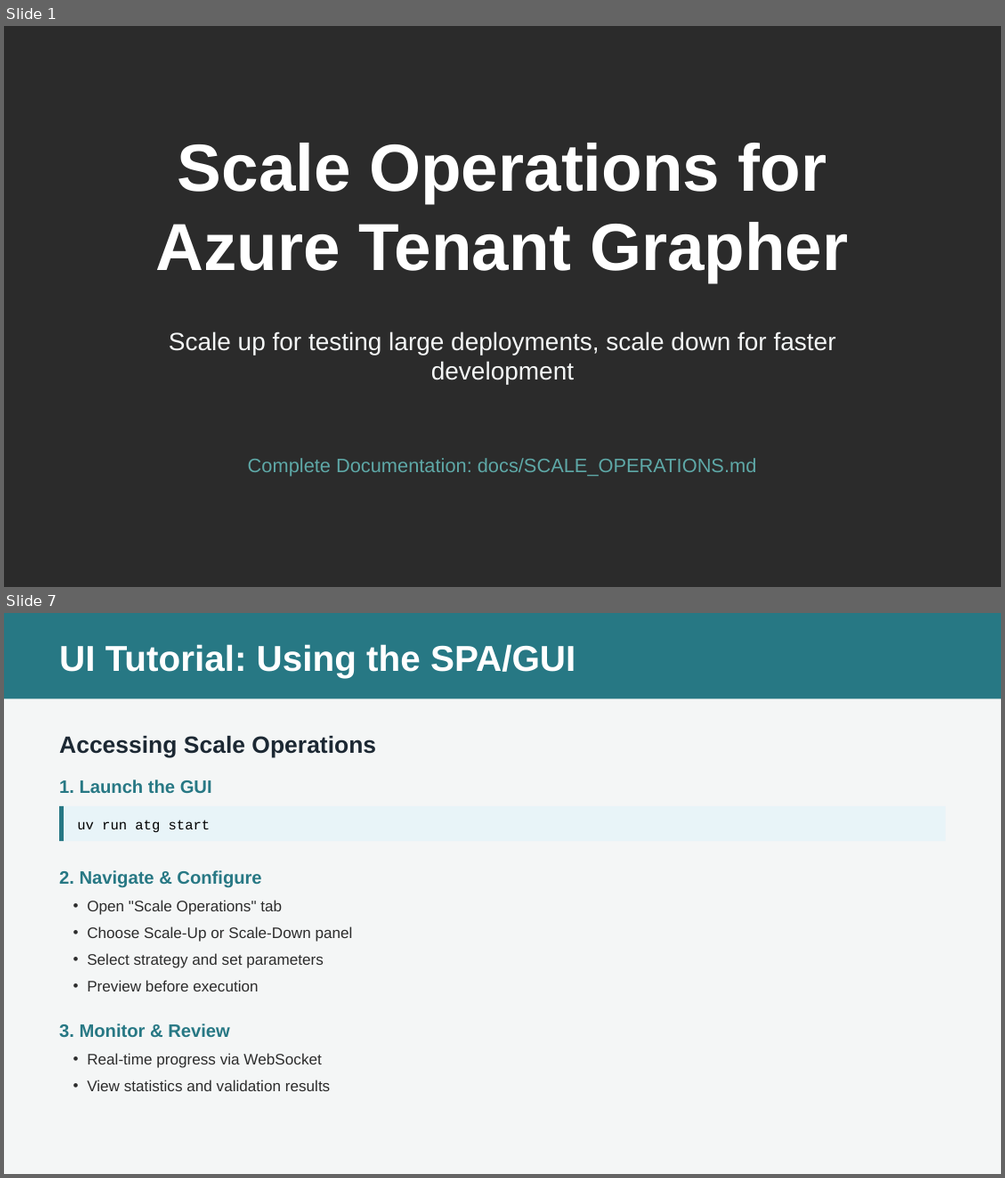
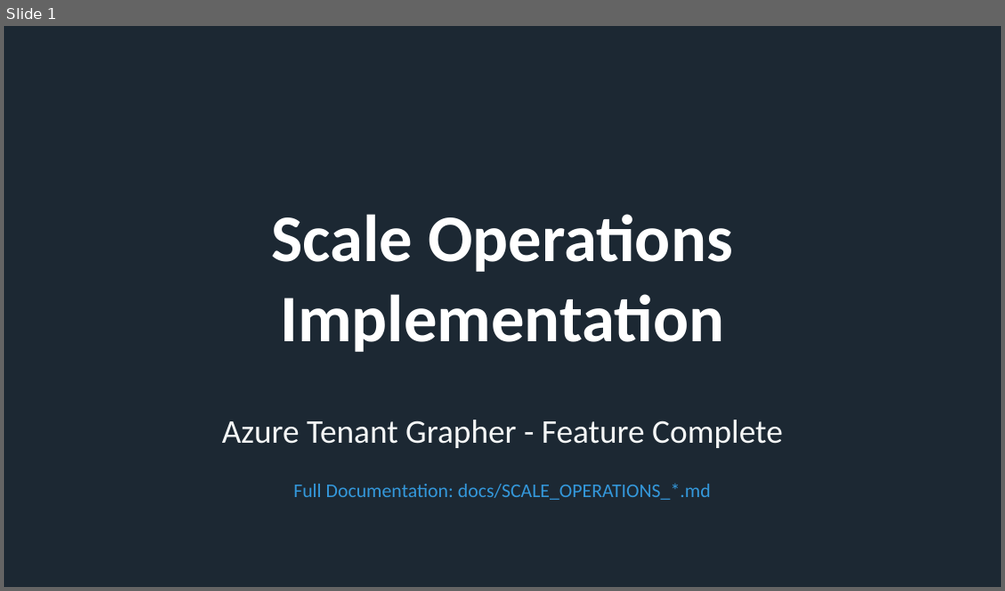
Before and after one commit to rysweet/azure-tenant-grapher, a slide deck: Scale_Operations_Implementation.pptx. Shown one above the other, each under a label of ours: slides 1 and 7 before the commit, slide 1 after it; the slides between them are not shown. The pictures are 1005x1178 and 1005x591 pixels, drawn with LibreOffice and Linux fonts; fonts in the diff are those of the drawing; background and template pictures are left out; a plain dark background stands for a picture behind light text. Boxes give left, top, right and bottom in pixels: in the first picture for what was removed or moved away, otherwise in the second. Text is boxed around its words. In the diff, an @@ line names an element or a change of style, - is before the commit and + after.

```diff
--- a/Scale_Operations_Implementation.pptx
+++ b/Scale_Operations_Implementation.pptx
@@ slide 7 removed at bbox=[4, 613, 1001, 1174], background #F4F6F6 @@
@@ rectangle removed at bbox=[4, 613, 1001, 698] @@
@@ text removed at bbox=[59, 644, 575, 678] @@
-UI Tutorial: Using the SPA/GUI
@@ text removed at bbox=[59, 736, 376, 757] @@
-Accessing Scale Operations
@@ text removed at bbox=[59, 779, 212, 793] @@
-1. Launch the GUI
@@ rectangle removed at bbox=[60, 806, 946, 841] @@
@@ line removed from (62, 806) to (62, 841) @@
@@ text removed at bbox=[77, 819, 210, 833] @@
-uv run atg start
@@ text removed at bbox=[59, 870, 261, 888] @@
-2. Navigate & Configure
@@ text removed at bbox=[87, 900, 353, 991] @@
-• Open "Scale Operations" tab
-• Choose Scale-Up or Scale-Down panel
-• Select strategy and set parameters
-• Preview before execution
@@ text removed at bbox=[59, 1023, 230, 1038] @@
-3. Monitor & Review
@@ text removed at bbox=[87, 1053, 330, 1091] @@
-• Real-time progress via WebSocket
-• View statistics and validation results
@@ slide 1 changed as well @@
@@ background picture (left out) to #1C2833 @@
@@ text at bbox=[272, 214, 733, 352]: text changed; font Arial to Calibri @@
-Scale Operations for Azure Tenant Grapher
+Scale Operations
+Implementation
@@ vertical alignment top to middle in 3 elements at bbox=[293, 483, 711, 499], bbox=[272, 214, 733, 352], bbox=[222, 419, 783, 448] @@
@@ text at bbox=[222, 419, 783, 448]: text changed; size 18 to 24 pt; font Arial to Calibri @@
-Scale up for testing large deployments, scale down for faster development
+Azure Tenant Grapher - Feature Complete
@@ text at bbox=[293, 483, 711, 499]: text changed; font Arial to Calibri; text colour #5EA8A7 to #3498DB @@
-Complete Documentation: docs/SCALE_OPERATIONS.md
+Full Documentation: docs/SCALE_OPERATIONS_*.md
```
Also in this commit, not shown: 10 slides added, 9 other slides removed.
